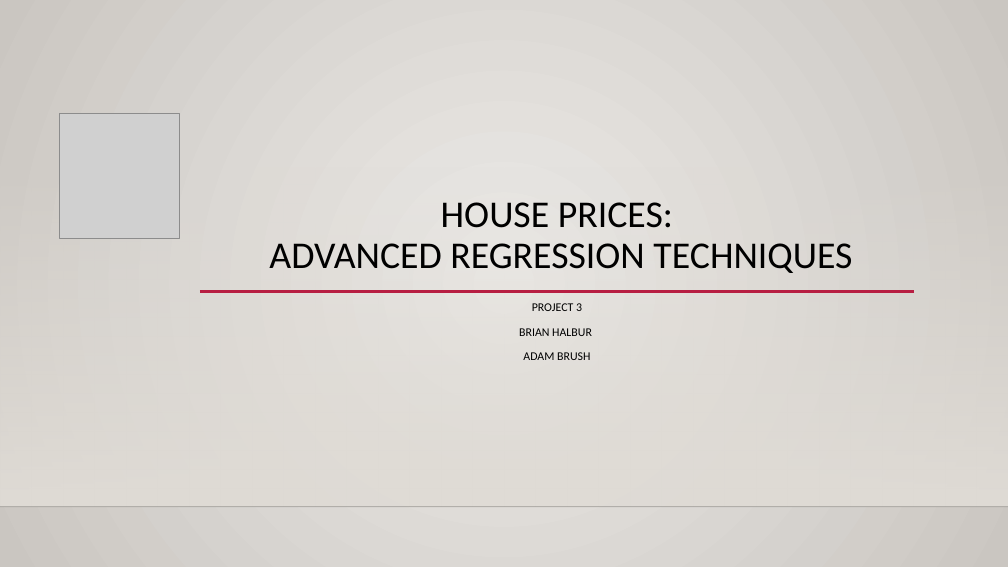
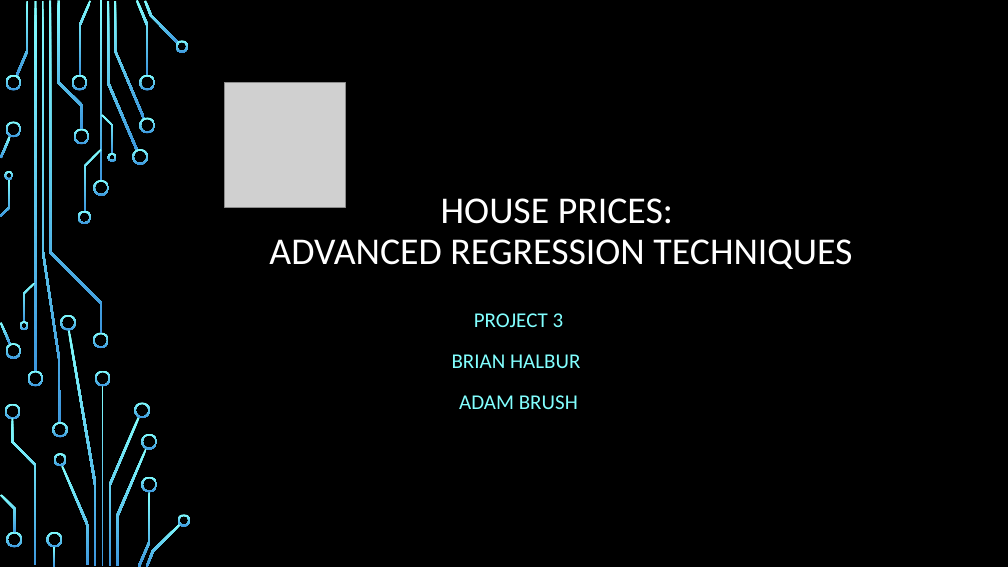
Before and after one commit to bhalbur/AmesData, a slide deck: slide 1 of powerpoint/project3_presentation.pptx. Drawn at 1008x567 pixels with LibreOffice and Linux fonts; fonts in the diff are those of the drawing; grey boxes stand for pictures; background and template pictures are left out. Boxes give left, top, right and bottom in pixels: in the first picture for what was removed or moved away, otherwise in the second. Text is boxed around its words. In the diff, an @@ line names an element or a change of style, - is before the commit and + after.

```diff
--- a/powerpoint/project3_presentation.pptx
+++ b/powerpoint/project3_presentation.pptx
@@ background gradient #ECEAE7 to #CAC7C1 to picture (left out) @@
@@ picture: place and size @@
-picture at (59, 113, 180, 239)
+picture at (225, 82, 346, 208)
@@ rectangle removed at (0, 167, 1008, 507) @@
@@ title "HOUSE PRICES: ADVANCED REGRESSION TECHNIQUES" at (269, 198, 852, 269): text colour #000000 to #FFFFFF @@
@@ subtitle "PROJECT 3": place and size @@
-subtitle "PROJECT 3" at (519, 303, 592, 360)
+subtitle "PROJECT 3" at (452, 313, 580, 409)
@@ subtitle "PROJECT 3" at (452, 313, 580, 409): size 11.2 to 20 pt, text colour #000000 to #82FFFF; line spacing 1 to 1.2 @@
@@ line removed from (200, 292) to (914, 292) @@
@@ group added at (0, 0, 191, 567): 50 freeform shapes, 4 rectangles @@
@@ line removed from (0, 507) to (1008, 507) @@
```
Also in this commit, not shown: 1 other slide changed, 7 slides added, 5 slides removed, 9 other files.
